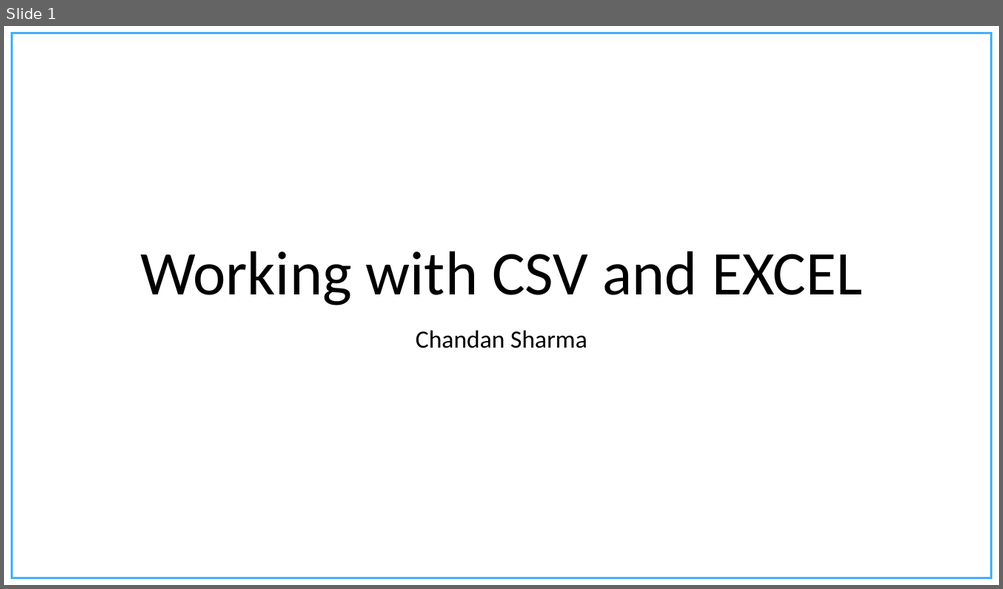
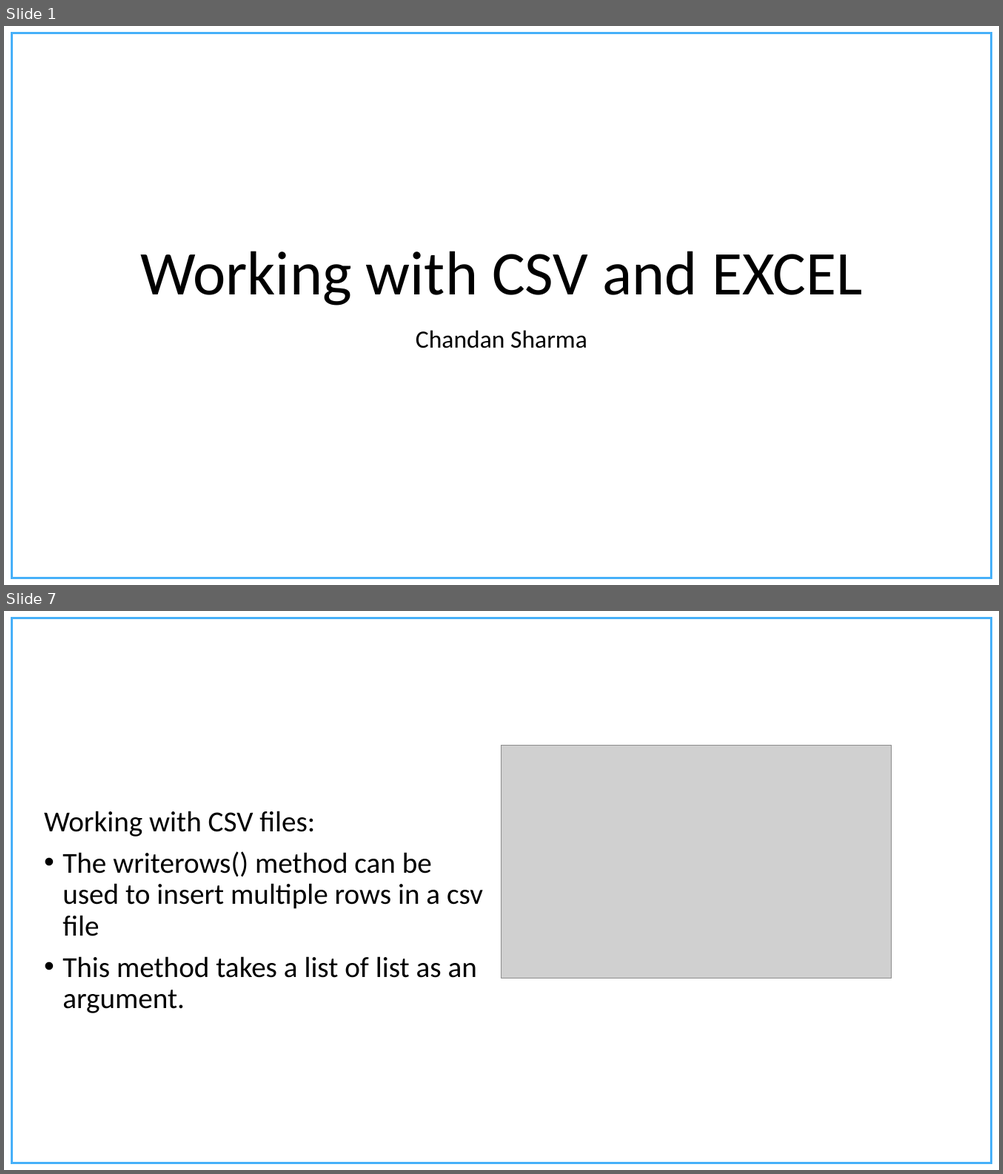
Before and after one commit to chandanNapster/PythonDevWork, a slide deck: Course Material/Presentations/Working with CSV files.pptx. Shown one above the other, each under a label of ours: slide 1 before the commit, slides 1 and 7 after it; the slides between them are not shown. The pictures are 1003x589 and 1003x1174 pixels, drawn with LibreOffice and Linux fonts; fonts in the diff are those of the drawing; grey boxes stand for pictures; background and template pictures are left out. Boxes give left, top, right and bottom in pixels: in the first picture for what was removed or moved away, otherwise in the second. Text is boxed around its words. In the diff, an @@ line names an element or a change of style, - is before the commit and + after.

```diff
--- a/Course Material/Presentations/Working with CSV files.pptx
+++ b/Course Material/Presentations/Working with CSV files.pptx
@@ slide 7 added at (4,611,999,1170), background #FFFFFF; not listed: 1 template element that a slide beside it also shows @@
@@ picture added at (502,745,891,979) @@
@@ text added at (44,811,483,1014), 28 pt, text #000000 @@
+Working with CSV files:
+• The writerows() method can be used to insert multiple rows in a csv file
+• This method takes a list of list as an argument.
```
Also in this commit, not shown: 15 other slides added, 7 slides removed, 14 other files.
